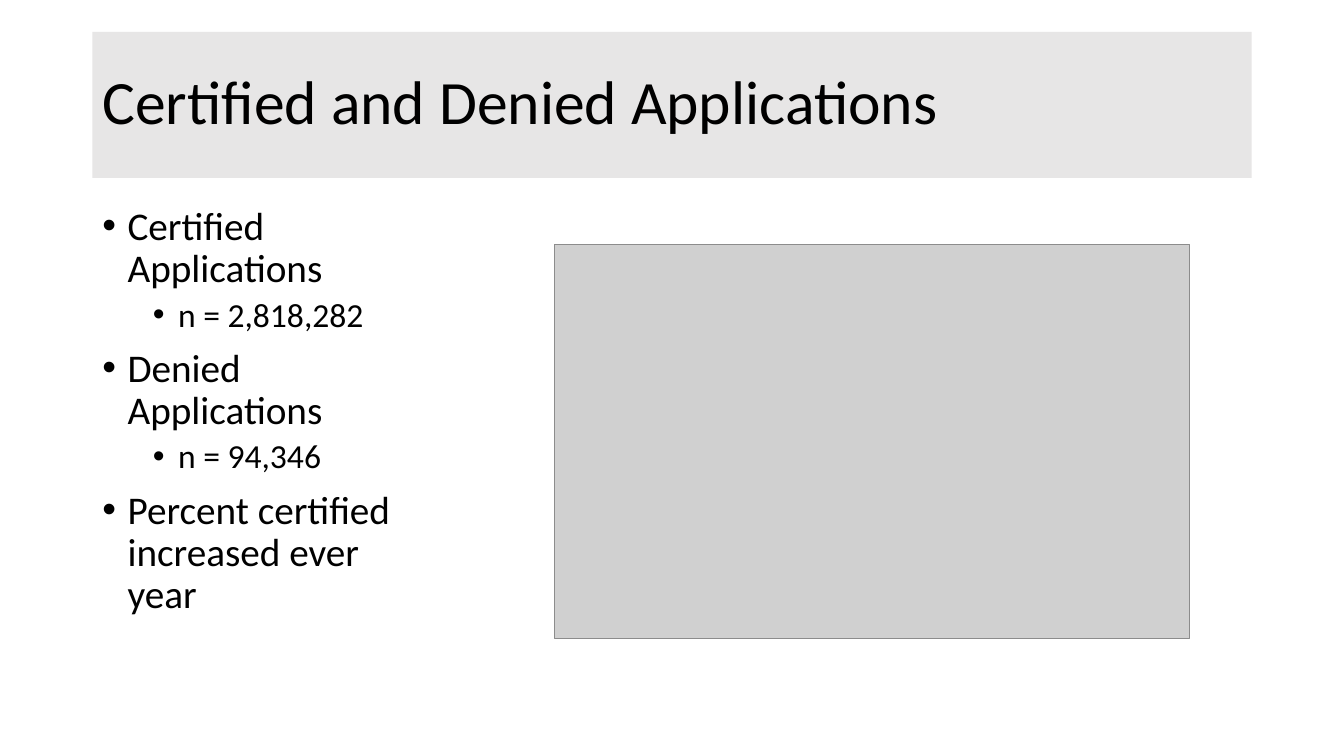
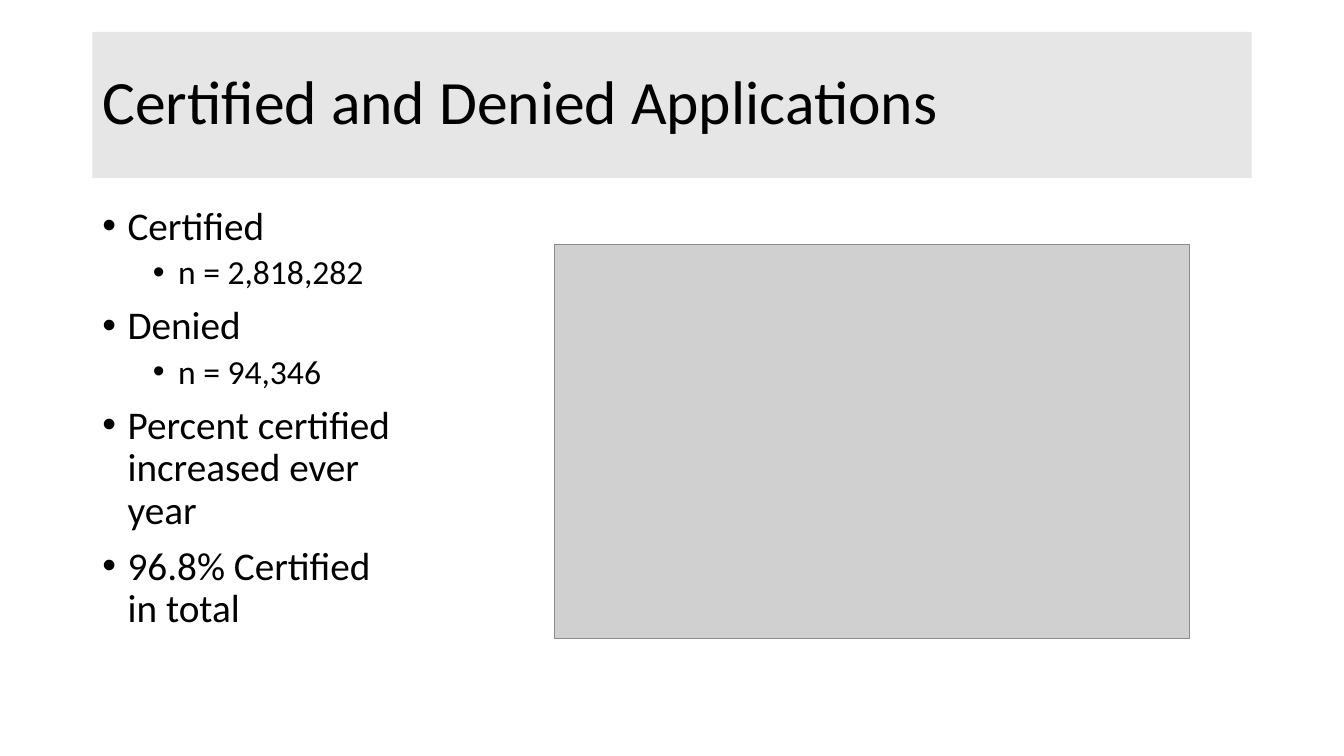
Before and after one commit to Liptoni/Springboard, a slide deck: slide 3 of H1B_Capstone/Summaries/Capstone_1_Presentations.pptx. Drawn at 1344x756 pixels with LibreOffice and Linux fonts; fonts in the diff are those of the drawing; grey boxes stand for pictures. Boxes give left, top, right and bottom in pixels: in the first picture for what was removed or moved away, otherwise in the second. Text is boxed around its words. In the diff, an @@ line names an element or a change of style, - is before the commit and + after.

```diff
--- a/H1B_Capstone/Summaries/Capstone_1_Presentations.pptx
+++ b/H1B_Capstone/Summaries/Capstone_1_Presentations.pptx
@@ text at bbox=[128, 212, 265, 241]: text changed @@
-• Certified Applications
+• Certified
@@ text at bbox=[128, 311, 241, 340]: text changed @@
-• Denied Applications
+• Denied
@@ text at bbox=[128, 552, 371, 623]: paragraph added @@
+• 96.8% Certified in total
```
Also in this commit, not shown: 1 other slide changed, 5 slides added, 1 slide removed.
